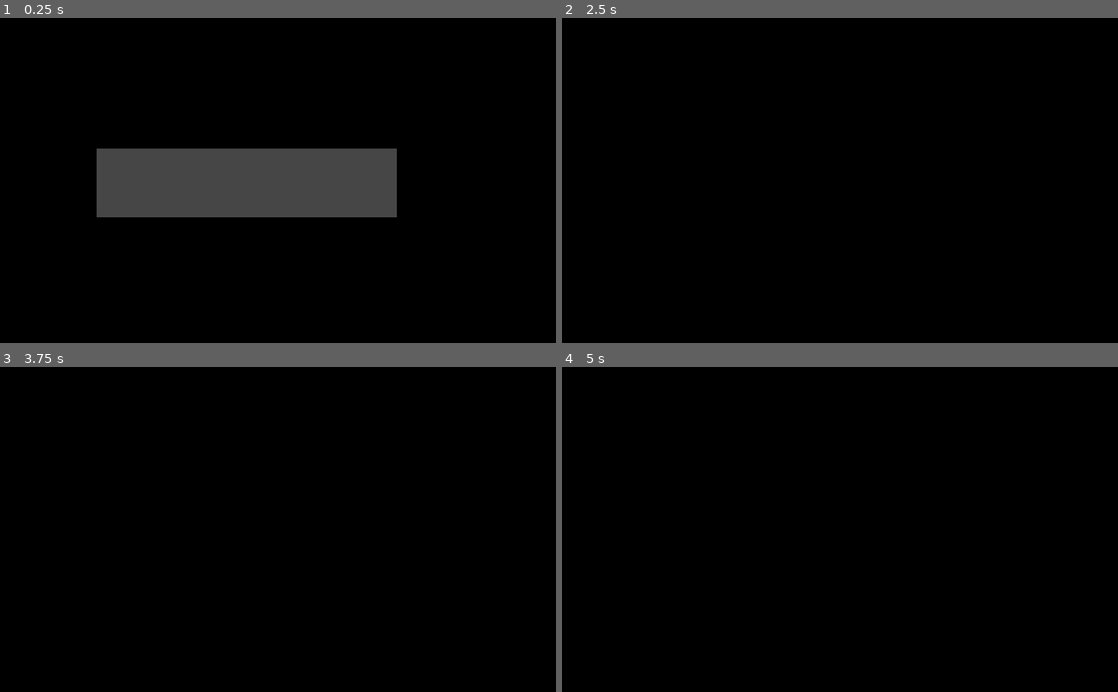
Above: before the commit, frames 1-4 (two rows, left to right).
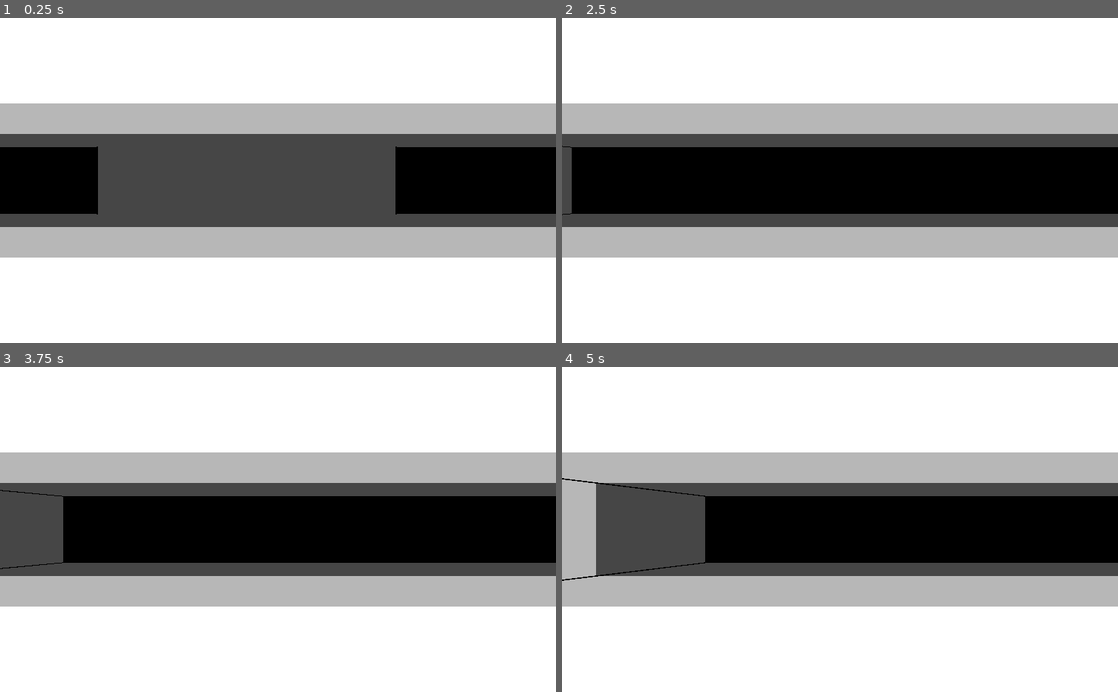
Above: after the commit, the same moments.

Repository: gilzoide/1JAM-RETRO
Game: Godot game, scene res://Main.tscn
Same seed, same stepped clock (60 frames per second), same inputs: the game is played once before the commit and once after it.
Inputs:
- Up to frame 1 (0.25 s): no input
- Up to frame 2 (2.5 s): tap Enter at 0.5, 2 s; hold S (camera_back) 0.53-1.28 s; tap Space at 1.25 s; tap W (camera_forward) at 1.35 s; hold Q (camera_rotate_left) from 2.03 s (still down)
- Up to frame 3 (3.75 s): release Q (camera_rotate_left) at 2.78 s; tap E (camera_rotate_right) at 2.85 s; tap Space at 3.5 s; hold A (camera_strafe_left) from 3.53 s (still down)
- Up to frame 4 (5 s): release A (camera_strafe_left) at 4.28 s; tap D (camera_strafe_right) at 4.35 s

The runs differ from the first frame. In frame 1, 79% of the frame differs, in the area x 0-100%, y 0-100%; in frame 2, 80%; in frame 3, 82%; in frame 4, 85%.

Commit message:
Add outer box, draw borders in black

Diff:
--- a/Main.tscn
+++ b/Main.tscn
@@ -14,6 +14,12 @@
 script = ExtResource( 2 )
 
 [node name="CSGBox" type="CSGBox" parent="."]
-transform = Transform( 1, 0, 0, 0, 1, 0, 0, 0, 1, -0.91652, -0.0757091, -7.7644 )
+transform = Transform( 1, 0, 0, 0, 1, 0, 0, 0, 1, -0.91652, 0.00193072, -7.7644 )
 width = 8.746
 material = ExtResource( 1 )
+
+[node name="CSGBox2" type="CSGBox" parent="."]
+invert_faces = true
+width = 20.0
+depth = 20.0
+material = ExtResource( 1 )
--- a/Radar/Radar_shader.shader
+++ b/Radar/Radar_shader.shader
@@ -4,21 +4,26 @@
 
 uniform sampler2D pallete;
 
-const float distanceFactor = 1.0 / 2.0;
-const float distanceBias = 2.0;
-const float textureWidth = 4.0; // assume texture have only 4 pixels
+const float DISTANCE_FACTOR = 1.0 / 2.0;
+const float DISTANCE_BIAS = 2.0;
+const float TEXTURE_WIDTH = 4.0; // assume texture have only 4 pixels
+const float NEAR_EDGE_MIN = 0.005;
+const float NEAR_EDGE_MAX = 0.995;
 
-varying float distanceToCamera;
+
+varying float distance_to_camera;
 
 void vertex() {
 	vec4 position = MODELVIEW_MATRIX * vec4(VERTEX, 1);
-	distanceToCamera = -position.z;
+	distance_to_camera = -position.z;
 	POSITION = PROJECTION_MATRIX * position;
 }
 
 void fragment() {
-	float uvx = (distanceToCamera - distanceBias) * distanceFactor;
-	uvx = round(uvx) / (textureWidth - 1.0);
+	bool near_edge = UV.x < NEAR_EDGE_MIN || UV.x > NEAR_EDGE_MAX || UV.y < NEAR_EDGE_MIN || UV.y > NEAR_EDGE_MAX;
+	float near_edge_bias = float(near_edge) * 2.0 * TEXTURE_WIDTH;
+	float uvx = (distance_to_camera - DISTANCE_BIAS + near_edge_bias) * DISTANCE_FACTOR;
+	uvx = round(uvx) / (TEXTURE_WIDTH - 1.0);
 	vec4 tex = texture(pallete, vec2(uvx, 0));
 	ALBEDO = tex.rgb;
 }
